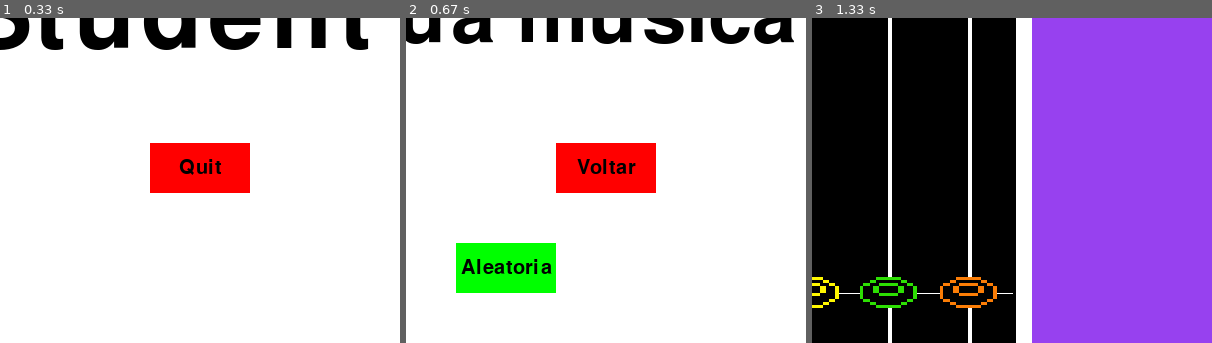
Above: before the commit, frames 1-3 (left to right).
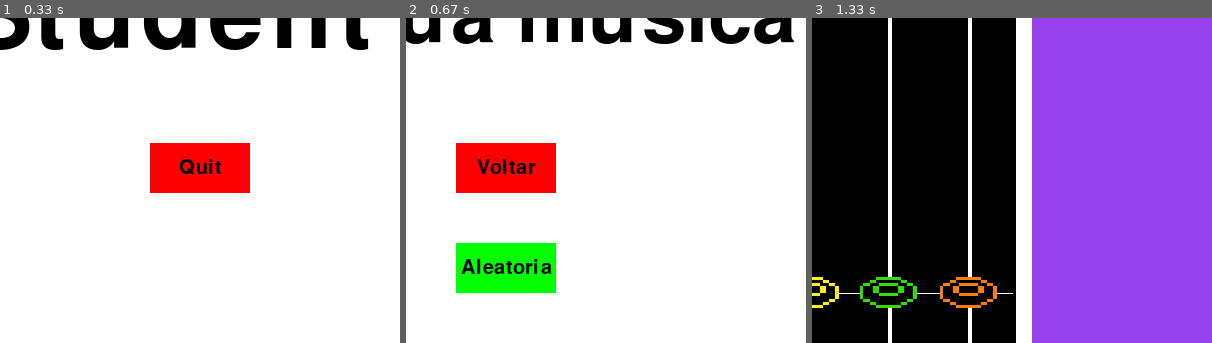
Above: after the commit, the same moments.

Repository: claraluques/projeto-dsoft
Game: pygame game, started from mods_do_pedrao.py
Two runs of this game, one before a commit and one after it. Both use one fixed random seed, a clock stepped at 60 frames per second and the inputs below.
Inputs:
- Up to frame 1 (0.33 s): no input
- Up to frame 2 (0.67 s): click "Jogar" at 0.42 s
- Up to frame 3 (1.33 s): click "Baile" at 0.77 s; tap T at 1 s
The pictures show only the part of the screen within x 50-100%, y 50-100%; the shares and areas given below are measured in that part.

Frame 1 is identical in both runs. In frame 2, 7.7% of the frame differs, in the area x 12-63%, y 38-54%; in frame 3, nothing differs.

Commit message:
terminei o basico do menu de musicas

Diff:
--- a/mods_do_pedrao.py
+++ b/mods_do_pedrao.py
@@ -194,8 +194,6 @@
         button("Quit",550,450,100,50,red,bright_red,sair_jogo)
         button("Jogar",150,450,100,50,green,bright_green,Menu_musica)
 
-
-
         pygame.display.update()
         clock.tick(15)
 
@@ -245,13 +243,14 @@
                 quit()
 
         gameDisplay.fill(white)
+
         largeText = pygame.font.Font('freesansbold.ttf',80)
         TextSurf, TextRect = text_objects("Escolha sua musica", largeText)
         TextRect.center = ((display_width/2),(display_height/2))
         gameDisplay.blit(TextSurf, TextRect)
 
 #        button("GO!",150,450,100,50,green,bright_green,loop_jogo)
-        button("Voltar",550,450,100,50,red,bright_red,game_intro)
+        button("Voltar",450,450,100,50,red,bright_red,game_intro)
         button("Baile",150,550,100,50,green,bright_green,escolha_modo1)
         button("Aleatoria",450,550,100,50,green,bright_green,escolha_modo3)
 
--- a/pygame tutorial.py
+++ b/pygame tutorial.py
@@ -99,19 +99,11 @@
     loop_jogo()
 
 def game_intro():
-    global intro, escolha
+    global intro,Menu
 
     intro = True
-    escolha = ""
-
-#    clock = pygame.time.Clock()
-#    videointro = pygame.movie.Movie('.MPG')
-#    screen = pygame.display.set_mode(videointro.get_size())
-#    movie_screen = pygame.Surface(videointro.get_size()).convert()
-
-#    videointro.set_display(movie_screen)
-#    videointro.play()
-#
+
+
 
     pygame.mixer.music.load('musicaintro.mp3')
     pygame.mixer.music.play(0)
@@ -130,17 +122,15 @@
         TextRect.center = ((display_width/2),(display_height/2))
         gameDisplay.blit(TextSurf, TextRect)
 
+        #button("Quit",550,450,100,50,red,bright_red,sair_jogo)
         button("Quit",550,450,100,50,red,bright_red,sair_jogo)
-        button("Baile",150,550,100,50,green,bright_green,escolha_modo1)
-        button("Aleatoria",450,550,100,50,green,bright_green,escolha_modo3)
+        button("Jogar",150,450,100,50,green,bright_green,Menu_musica)
+
 
         pygame.display.update()
         clock.tick(15)
 
-    if escolha == "Go":
-        loop_jogo2()
-    else:
-        sair_jogo2()
+
 
 def unpause():
         global pause
@@ -169,10 +159,46 @@
         pygame.display.update()
         clock.tick(15)
 
+def Menu_musica():
+    global Menu,escolha
+
+    escolha = ""
+    Menu = True
+
+    while Menu:
+        for event in pygame.event.get():
+
+            if event.type == pygame.QUIT:
+                pygame.quit()
+                quit()
+
+        gameDisplay.fill(white)
+
+        largeText = pygame.font.Font('freesansbold.ttf',80)
+        TextSurf, TextRect = text_objects("Escolha sua musica", largeText)
+        TextRect.center = ((display_width/2),(display_height/2))
+        gameDisplay.blit(TextSurf, TextRect)
+
+#        button("GO!",150,450,100,50,green,bright_green,loop_jogo)
+        button("Voltar",450,450,100,50,red,bright_red,game_intro)
+        button("Baile",150,550,100,50,green,bright_green,escolha_modo1)
+        button("Aleatoria",450,550,100,50,green,bright_green,escolha_modo3)
+
+
+        pygame.display.update()
+        clock.tick(15)
+
+    if escolha == "Go":
+        loop_jogo2()
+    elif escolha == "Sair":
+        sair_jogo2()
+
+
 def loop_jogo():
-    global intro, escolha
+    global intro, escolha,Menu
     escolha = "Go"
     intro = False
+    Menu = False
 
 def loop_jogo2():
     ganhou = False
